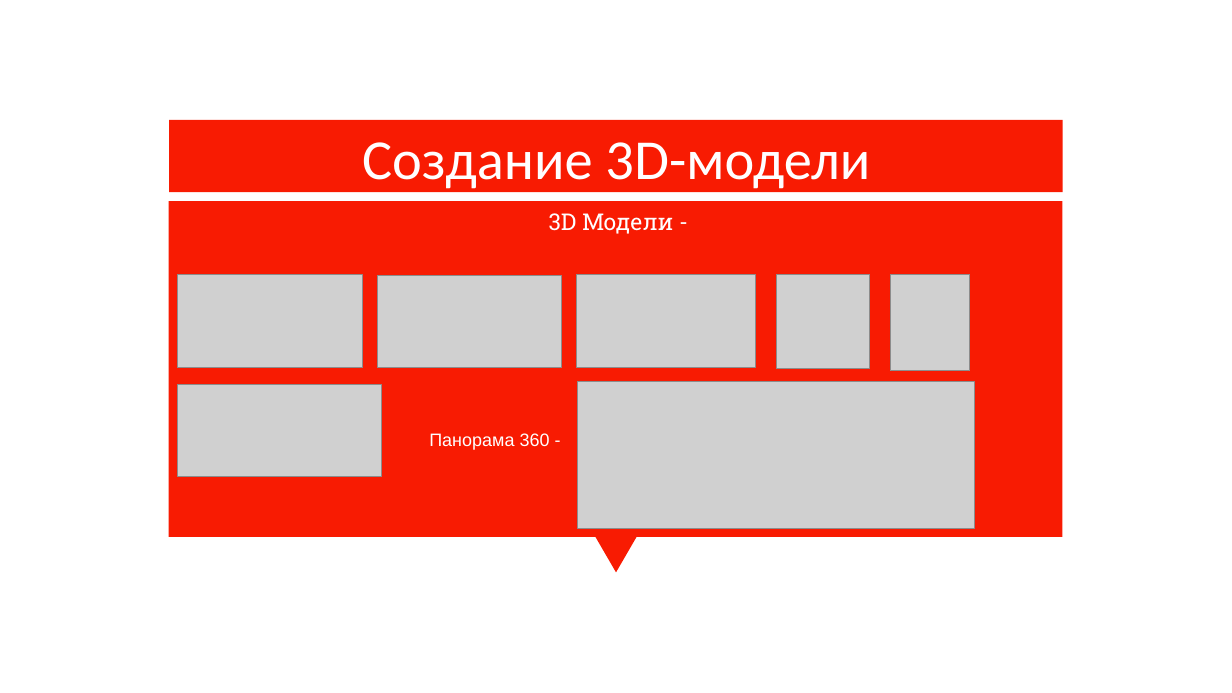
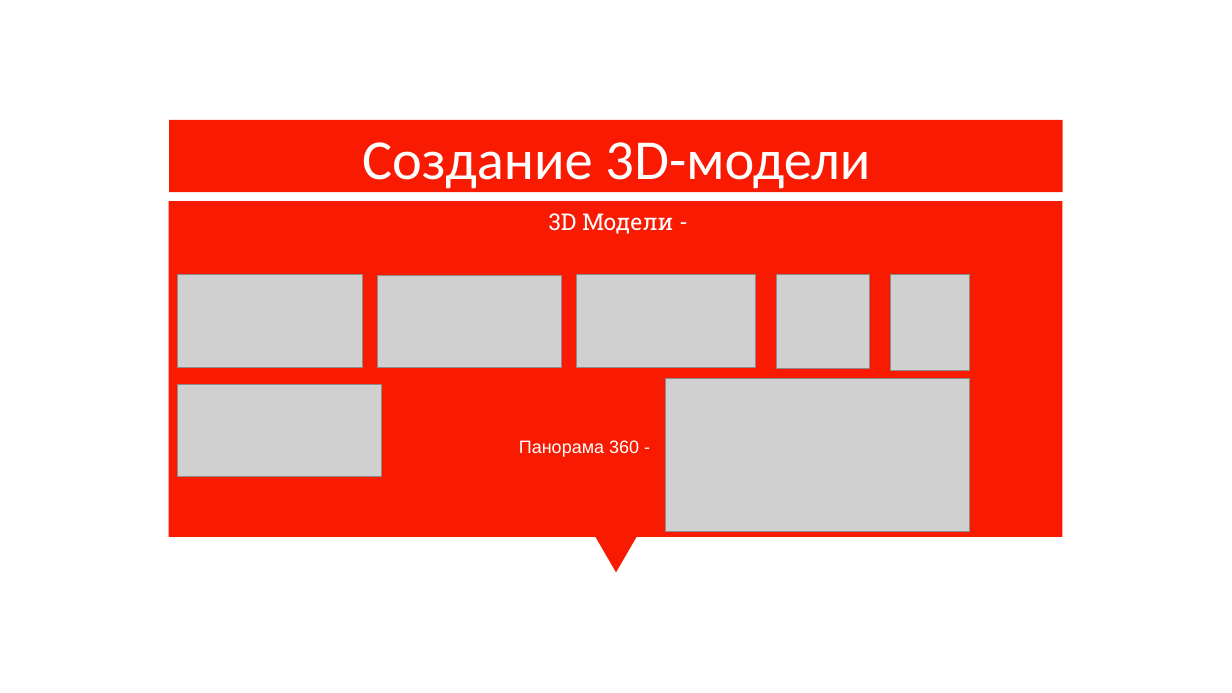
Before and after one commit to dzhalavian/Diplom, a slide deck: slide 14 of Prezentaciya_Dzhalavian.pptx. Drawn at 1232x693 pixels with LibreOffice and Linux fonts; fonts in the diff are those of the drawing; grey boxes stand for pictures; background and template pictures are left out. Boxes give left, top, right and bottom in pixels: in the first picture for what was removed or moved away, otherwise in the second. Text is boxed around its words. In the diff, an @@ line names an element or a change of style, - is before the commit and + after.

```diff
--- a/Prezentaciya_Dzhalavian.pptx
+++ b/Prezentaciya_Dzhalavian.pptx
@@ picture resized from (x1=579, y1=382, x2=975, y2=529) to (x1=665, y1=379, x2=970, y2=531) @@
@@ text "Панорама 360 -" moved from (x1=429, y1=433, x2=550, y2=450) to (x1=519, y1=440, x2=639, y2=457) @@
```
Also in this commit, not shown: 3 other slides changed.
